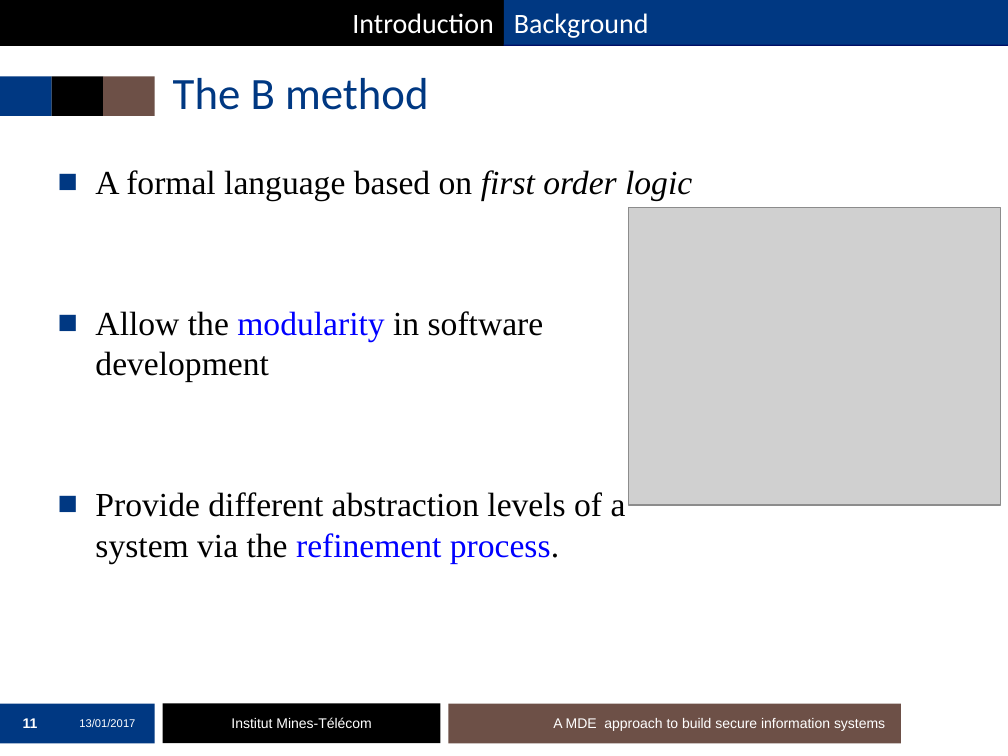
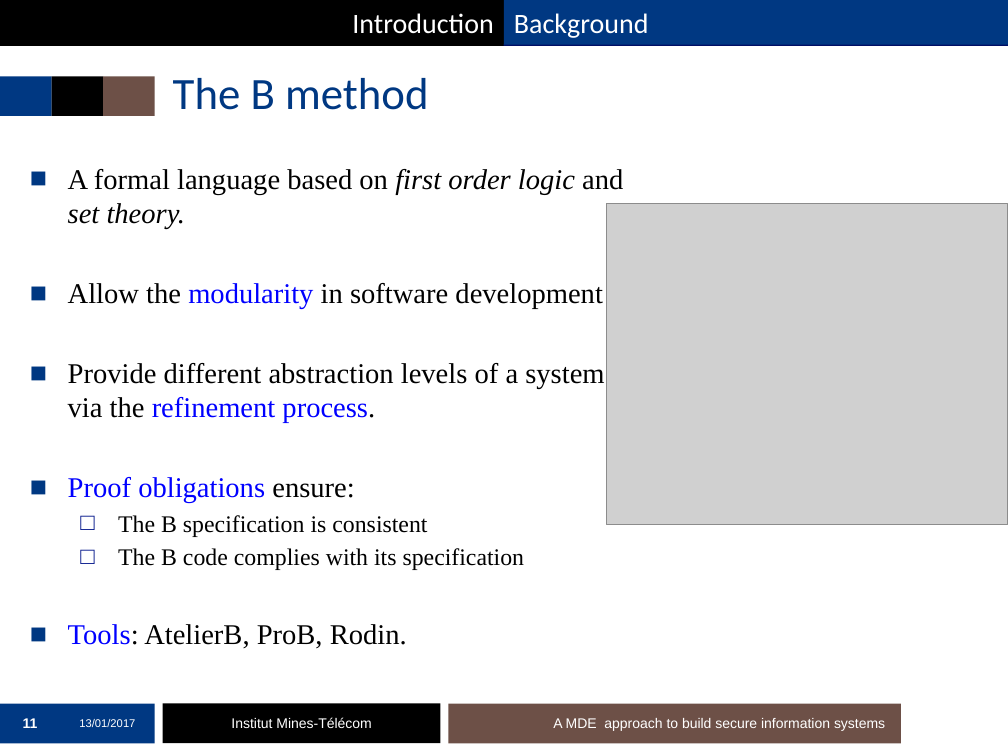
Before and after one commit to mai-ng/phdDefense, a slide deck: slide 11 of slides/presentation-defense.pptx. Drawn at 1008x756 pixels with LibreOffice and Linux fonts; fonts in the diff are those of the drawing; grey boxes stand for pictures; background and template pictures are left out. Boxes give left, top, right and bottom in pixels: in the first picture for what was removed or moved away, otherwise in the second. Text is boxed around its words. In the diff, an @@ line names an element or a change of style, - is before the commit and + after.

```diff
--- a/slides/presentation-defense.pptx
+++ b/slides/presentation-defense.pptx
@@ text "A formal language based on ...": place and size @@
-text "A formal language based on ..." at [95,170,692,563]
+text "A formal language based on ..." at [68,169,623,649]
@@ text at [68,169,623,229]: text changed; size 24 to 20.4 pt @@
-■ A formal language based on first order logic
+■ A formal language based on first order logic and set theory.
@@ picture: place and size @@
-picture at [628,208,1000,505]
+picture at [607,204,1008,525]
@@ text at [68,283,604,423]: size 24 to 20.4 pt in "Allow the modularity in software development", "Provide different abstraction levels of a system ..." @@
@@ text at [68,477,525,649]: paragraphs added @@
+■ Proof obligations ensure:
+  □ The B specification is consistent
+  □ The B code complies with its specification
+■ Tools: AtelierB, ProB, Rodin.
```
Also in this commit, not shown: 12 other slides changed.
